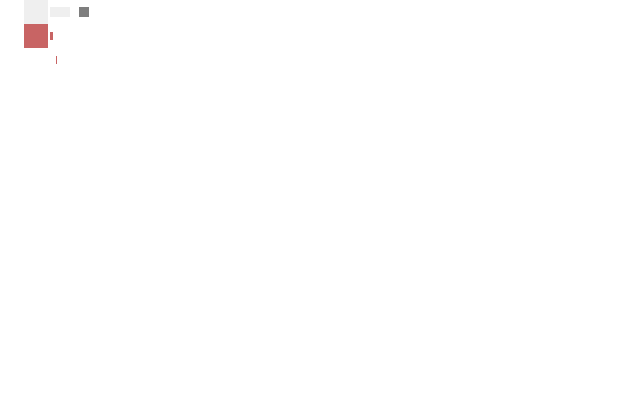
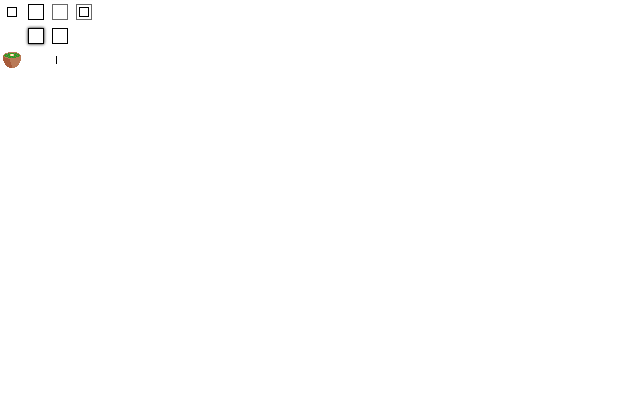
Layers edited between the first and the second 640x400 image:
hid "flat" over 3, 0, 89, 64
showed "simple", painted on it over 3, 0, 92, 68
